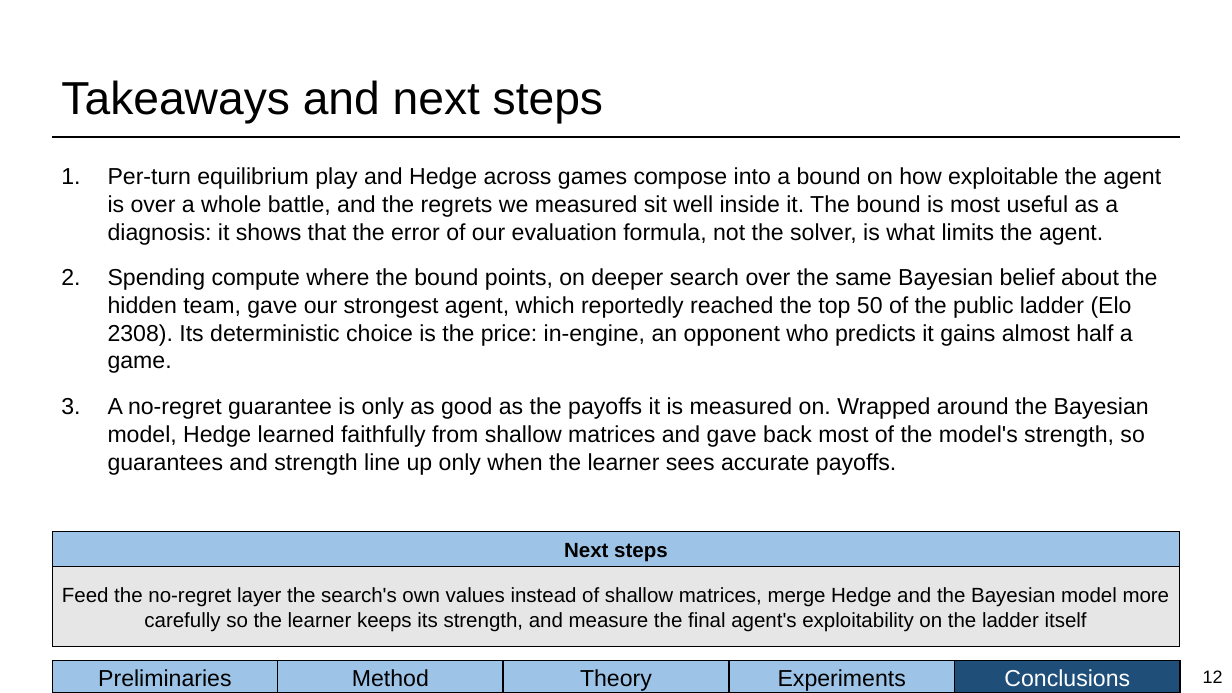
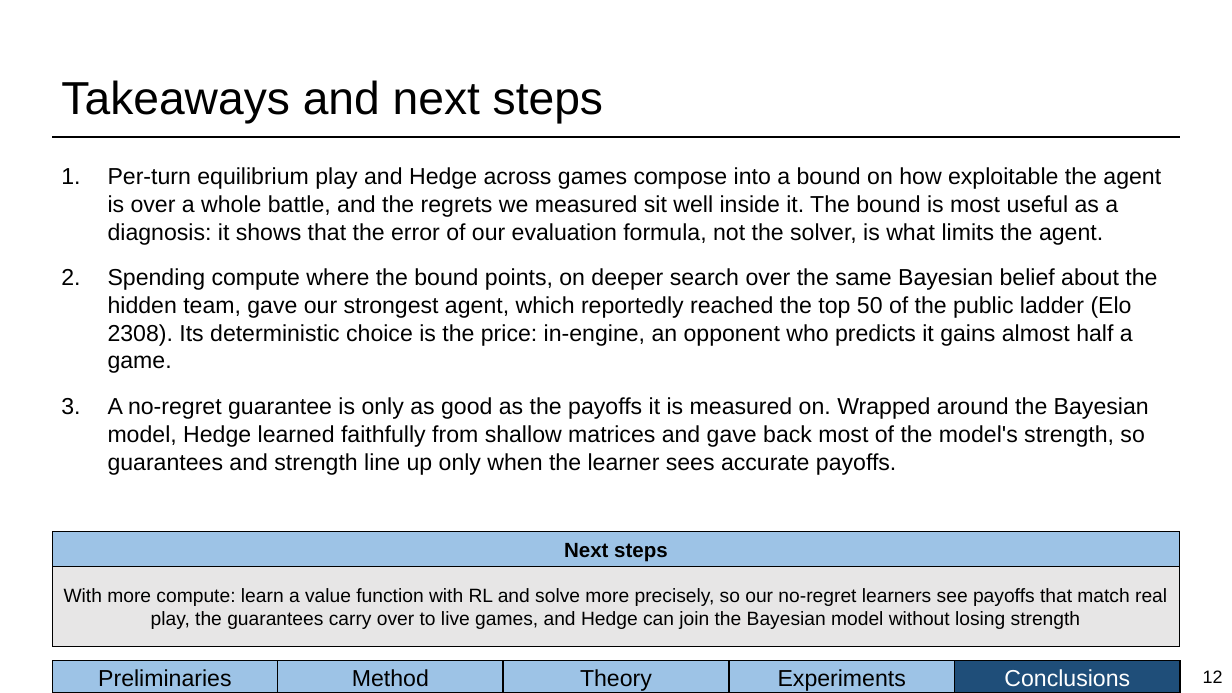
Before and after one commit to BioFanat/pokemon-equilibrium-engine, a slide deck: slide 12 of report/slides/deck.pptx. Drawn at 1232x693 pixels with LibreOffice and Linux fonts; fonts in the diff are those of the drawing. Boxes give left, top, right and bottom in pixels: in the first picture for what was removed or moved away, otherwise in the second. Text is boxed around its words. In the diff, an @@ line names an element or a change of style, - is before the commit and + after.

Commit message:
Next steps: more compute for an RL-learned value function and more precise solving, so the no-regret guarantees hold on real payoffs

```diff
--- a/report/slides/deck.pptx
+++ b/report/slides/deck.pptx
@@ text in rectangle at bbox=[64, 588, 1167, 629]: text changed; size 16 to 15 pt @@
-Feed the no-regret layer the search's own values instead of shallow matrices, merge Hedge and the Bayesian model more carefully so the learner keeps its strength, and measure the final agent's exploitability on the ladder itself
+With more compute: learn a value function with RL and solve more precisely, so our no-regret learners see payoffs that match real play, the guarantees carry over to live games, and Hedge can join the Bayesian model without losing strength
```
Also in this commit, not shown: 3 other files.
